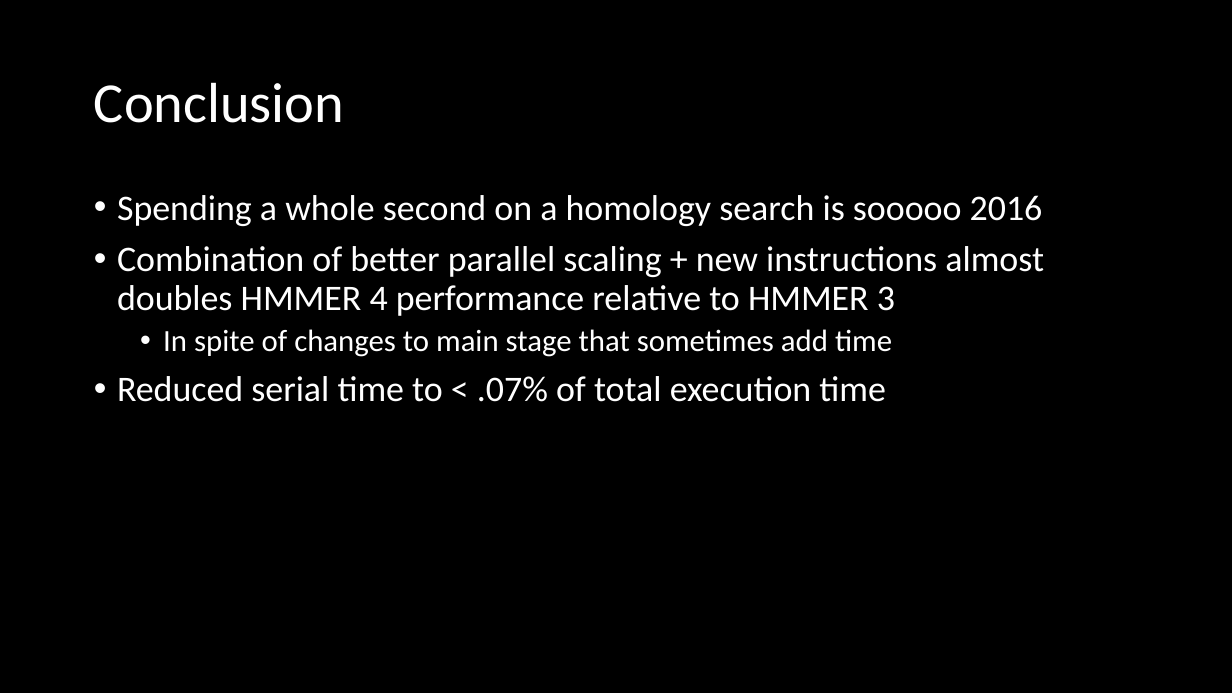
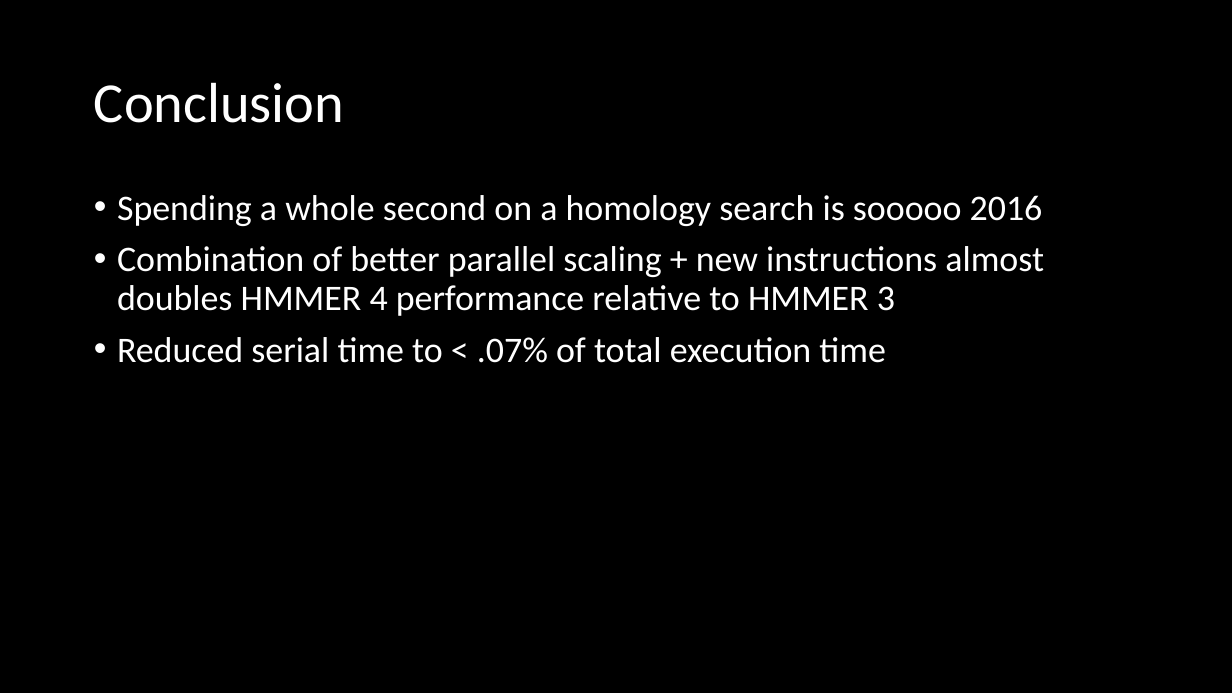
Before and after one commit to npcarter/data, a slide deck: slide 21 of Lab Meeting 5_25_17.pptx. Drawn at 1232x693 pixels with LibreOffice and Linux fonts; fonts in the diff are those of the drawing. Boxes give left, top, right and bottom in pixels: in the first picture for what was removed or moved away, otherwise in the second. Text is boxed around its words. In the diff, an @@ line names an element or a change of style, - is before the commit and + after.

```diff
--- a/Lab Meeting 5_25_17.pptx
+++ b/Lab Meeting 5_25_17.pptx
@@ text at <box>163,329,892,357</box>: paragraph removed @@
-  • In spite of changes to main stage that sometimes add time
```
Also in this commit, not shown: 4 other slides changed, 3 other files.
